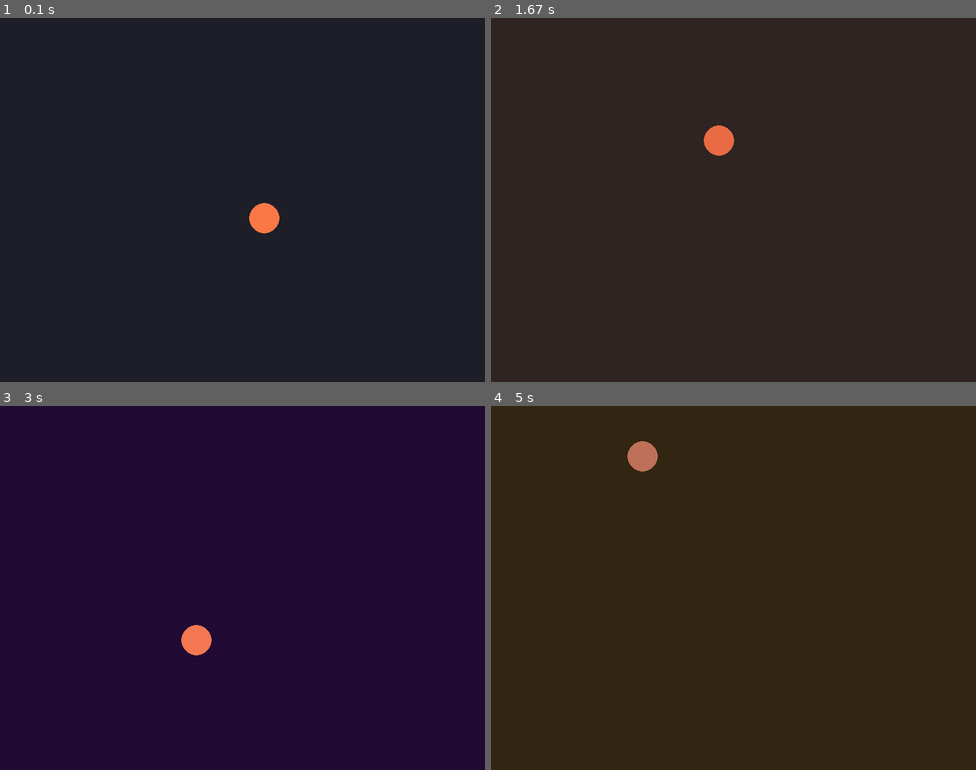
Above: before the commit, frames 1-4 (two rows, left to right).
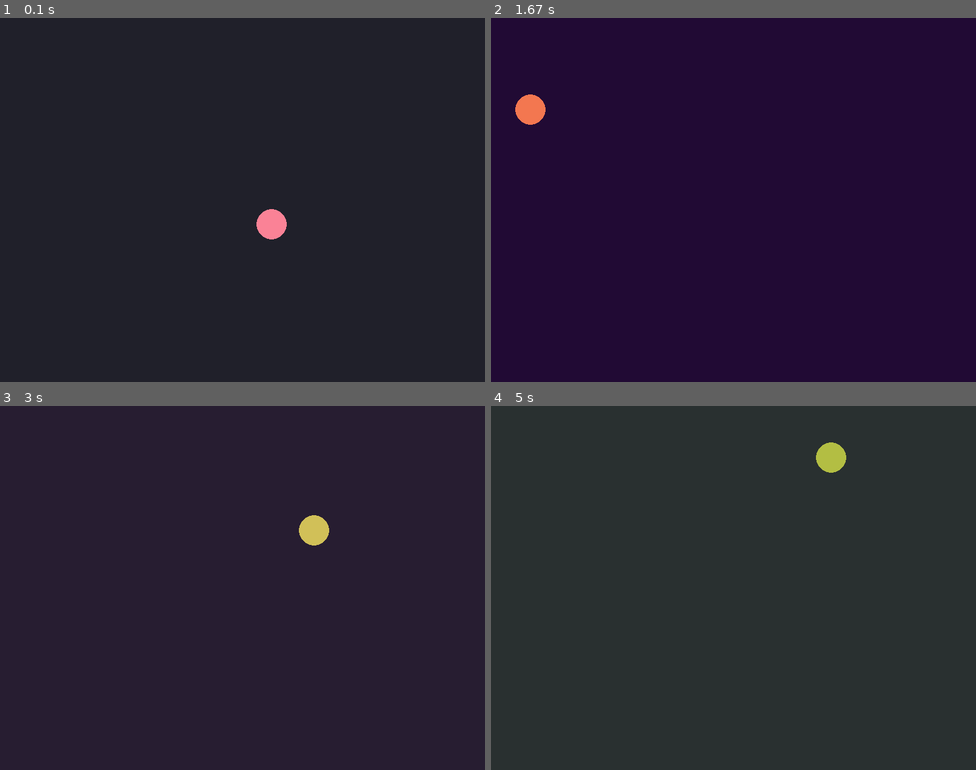
Above: after the commit, the same moments.

Repository: erickponce-hub/Pelota_Pygame
Game: pygame game, started from main.py
The game is run twice, just before and just after one commit, with the same random seed, the same clock (stepped at 60 frames per second) and the same inputs.
Inputs:
- Up to frame 1 (0.1 s): no input
- Up to frame 2 (1.67 s): hold Up 0.33-0.8 s; hold Down 0.83-1.13 s; hold Up 1.17-1.53 s; hold Down from 1.57 s (still down)
- Up to frame 3 (3 s): release Down at 1.93 s; hold Up 1.97-2.27 s; hold Down 2.3-2.6 s; hold Up from 2.63 s (still down)
- Up to frame 4 (5 s): release Up at 3 s; hold Down 3.03-3.4 s; hold Up 3.43-3.73 s; hold Down 3.77-4.07 s; hold Up 4.1-4.47 s; hold Down 4.5-4.87 s; hold Up from 4.9 s (still down)

The runs differ from the first frame. In frame 1, 0.6% of the frame differs, in the area x 51-60%, y 50-61%; in frame 2, 100%, in the area x 0-100%, y 0-100%; in frame 3, 0.8%; in frame 4, 100%.

Commit message:
Se sube proyecto pelota que rebota

Diff:
--- a/main.py
+++ b/main.py
@@ -10,7 +10,7 @@
 pygame.display.set_caption("Pelota en pygame ⚽")
 
 clock = pygame.time.Clock()
-FPS = 60
+FPS = 80
 
 # ----------------------
 # 2) DATOS DE LA PELOTA
@@ -20,8 +20,8 @@
 vx, vy = 6, 5
 
 # Colores iniciales
-color_pelota = (250, 120, 70)
-color_fondo = (30, 30, 40)
+color_pelota = (250, 130, 150)
+color_fondo = (32, 32, 42)
 
 # -----------------------
 # 3) SONIDO OPCIONAL
